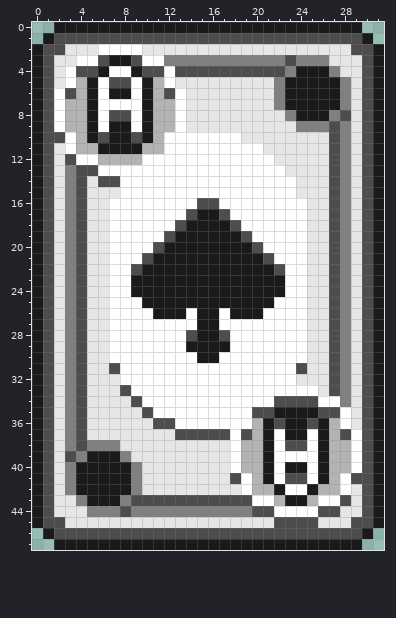
A pixel-art sprite gets an edit: Sprites/As.png. That is the earlier state.
The file is 32x48 pixels.
And afterwards:
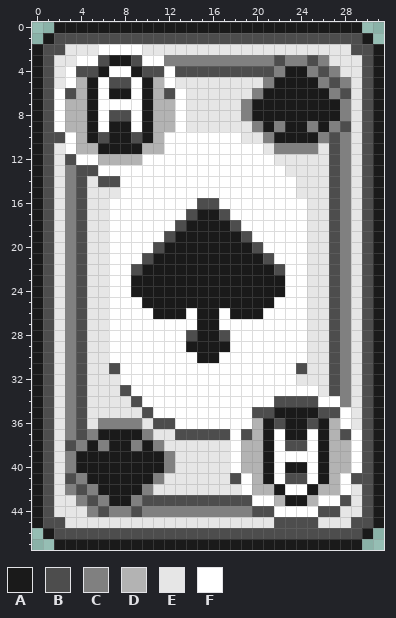
Palette (. is transparent): A #1a1a1a  B #4d4d4d  C #808080  D #b3b3b3  E #e6e6e6  F #ffffff
From old to new:
The edit turns colour C into colour A in row 4 at x 23; in rows 5 to 7 at x 22; in row 8 at x 23 and 27; in row 9 at x 24 and 26; in row 38 at x 5 and 7; in row 39 at x 4 and 8.
The edit turns colour C into colour A in rows 40 to 42 at x 9; in row 43 at x 8.
The edit turns colour E into colour A in row 6 at x 21; in row 7 at x 20 to 21; in row 8 at x 20 to 22; in row 9 at x 21 and 23; in row 10 at x 22 to 25; in row 37 at x 6 to 9.
The edit turns colour E into colour A in row 38 at x 8 and 10; in row 39 at x 9 to 11; in row 40 at x 10 to 11; in row 41 at x 10.
The edit turns colour A into colour B in row 4 at x 26; in row 5 at x 27; in row 42 at x 4; in row 43 at x 5.
The edit turns colour C into colour B in row 3 at x 22 and 25; in row 6 at x 28; in row 9 at x 28; in row 38 at x 3; in row 41 at x 3; in row 44 at x 6 and 9.
The edit turns colour A into colour C in row 4 at x 25; in row 5 at x 26; in row 6 at x 27; in row 41 at x 4; in row 42 at x 5; in row 43 at x 6.
The edit turns colour B into colour C in row 3 at x 23; in row 4 at x 22; in row 8 at x 28; in row 9 at x 27; in row 38 at x 4; in row 39 at x 3.
The edit turns colour B into colour C in row 43 at x 9; in row 44 at x 8.
The edit turns colour E into colour C in row 5 at x 21; in row 6 at x 20; in rows 7 to 8 at x 19; in row 9 at x 20 and 22; in row 10 at x 21 and 26; in row 11 at x 22 to 25.
The edit turns colour E into colour C in row 36 at x 6 to 9; in row 37 at x 5 and 10; in row 38 at x 9 and 11; in rows 39 to 40 at x 12; in row 41 at x 11; in row 42 at x 10.
Changed places in both pictures, as pixel boxes (x1, y1, x2, y2):
changed: (241, 55, 351, 154)
changed: (65, 418, 175, 517)
